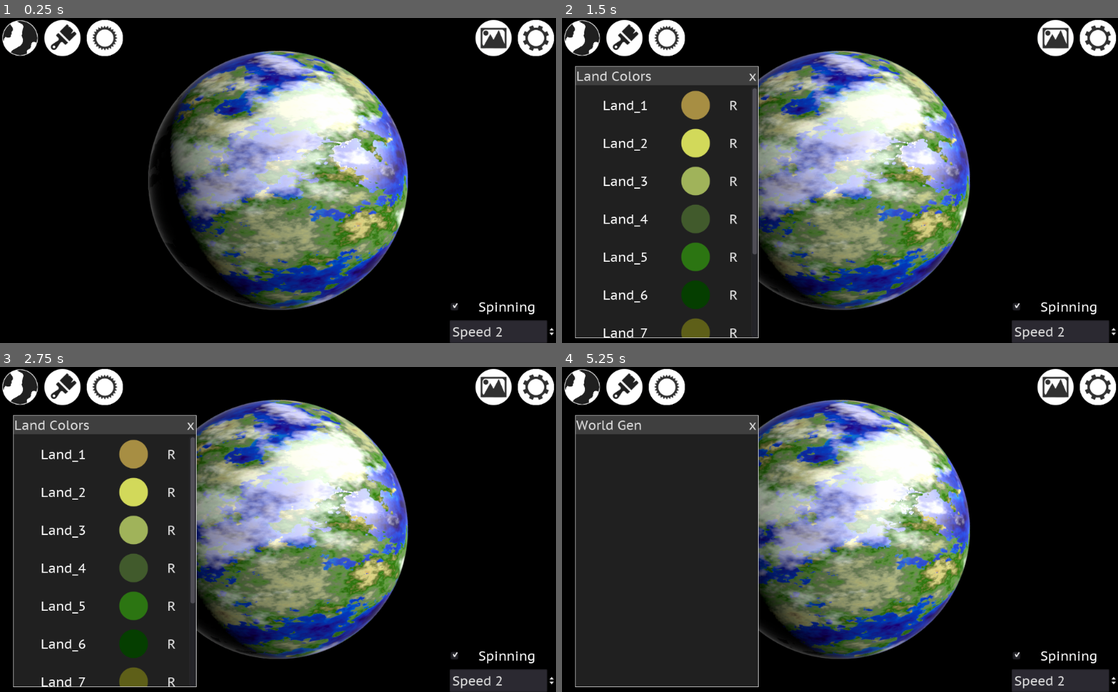
Above: before the commit, frames 1-4 (two rows, left to right).
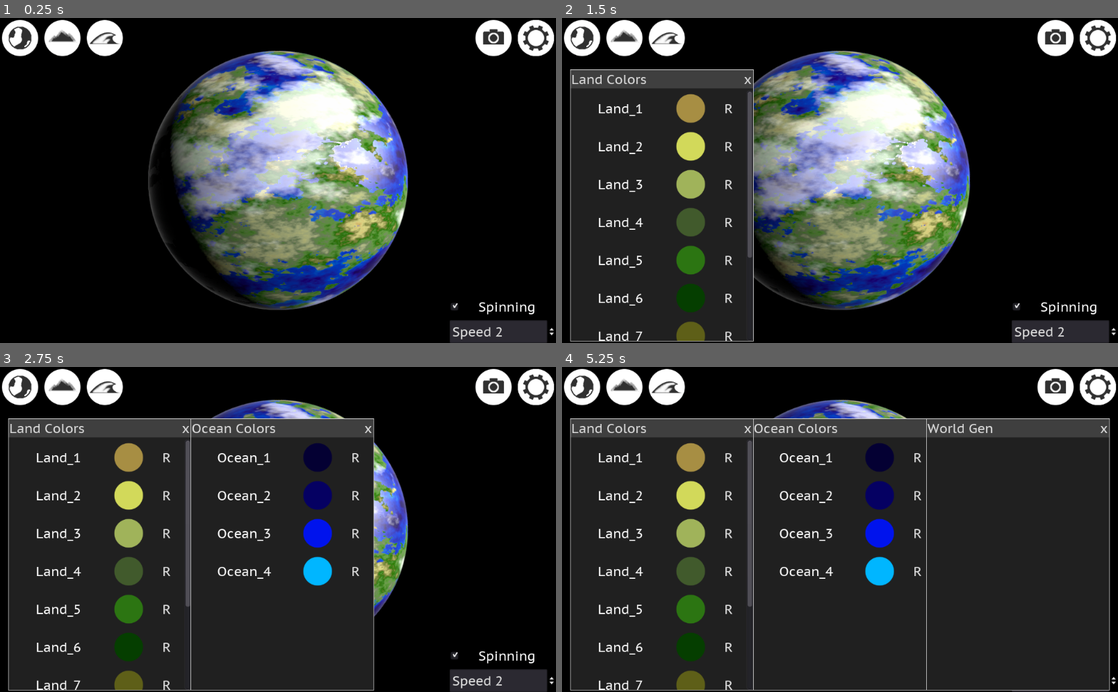
Above: after the commit, the same moments.

Repository: Anaxarchus/Worlds
Game: Godot game, scene res://Main.tscn
The game is run twice, just before and just after one commit, with the same random seed, the same clock (stepped at 60 frames per second) and the same inputs.
Inputs (mouse positions are in pixels of both pictures, inside the frame that each line leads up to):
- Up to frame 1 (0.25 s): no input
- Up to frame 2 (1.5 s): click (623, 37) at 0.52 s; click (623, 37) at 1.27 s
- Up to frame 3 (2.75 s): click (105, 386) at 2.02 s
- Up to frame 4 (5.25 s): click (667, 386) at 2.77 s; click "Ocean Colors" at 3.5 s; click "Land Colors" at 4.25 s; click (584, 386) at 5 s

The runs differ from the first frame. In frame 1, 1.0% of the frame differs, in the area x 0-92%, y 0-12%; in frame 2, 7.1%; in frame 3, 33%; in frame 4, 58%, in the area x 0-99%, y 0-100%.

Commit message:
Icon Changes

Diff:
--- a/CustomNodes/ColorInput.tscn
+++ b/CustomNodes/ColorInput.tscn
@@ -7,6 +7,7 @@
 margin_right = 336.0
 margin_bottom = 66.0
 rect_min_size = Vector2( 0, 66 )
+mouse_filter = 2
 size_flags_horizontal = 3
 script = ExtResource( 2 )
 __meta__ = {
@@ -28,6 +29,7 @@
 margin_right = 266.0
 margin_bottom = 66.0
 rect_min_size = Vector2( 66, 0 )
+mouse_filter = 2
 texture = ExtResource( 1 )
 expand = true
 stretch_mode = 6
--- a/CustomNodes/DragContainer.gd
+++ b/CustomNodes/DragContainer.gd
@@ -51,9 +51,9 @@
 
 func _on_WindowGrabber_button_down():
     set_state(states.PICKED)
+    emit_signal("window_selected")
 
 
 func _on_DragContainer_gui_input(event):
     if event.is_action_pressed("select"):
-        print("left click event detected on window: ", window_title)
         emit_signal("window_selected")
--- a/CustomNodes/PopupManager.gd
+++ b/CustomNodes/PopupManager.gd
@@ -26,4 +26,8 @@
 
 
 func _on_BiomeColors_window_selected():
-    node_to_front($BiomeColors)
+    node_to_front($LandBiomeColors)
+
+
+func _on_OceanBiomeColors_window_selected():
+    node_to_front($OceanBiomeColors)
--- a/Main.gd
+++ b/Main.gd
@@ -42,9 +42,11 @@
     $Popups.node_to_front($Popups/WorldGenProperties)
 
 
-func _on_WorldPaintButton_pressed():
+func _on_LandPaintButton_pressed():
+    $Popups/LandBiomeColors.show()
+    $Popups.node_to_front($Popups/LandBiomeColors)
+
+
+func _on_OceanPaintButton_pressed():
     $Popups/OceanBiomeColors.show()
     $Popups.node_to_front($Popups/OceanBiomeColors)
-
-    $Popups/LandBiomeColors.show()
-    $Popups.node_to_front($Popups/LandBiomeColors)
--- a/Main.tscn
+++ b/Main.tscn
@@ -6,7 +6,7 @@
 [ext_resource path="res://Icons/PaintBrushIcon.png" type="Texture" id=4]
 [ext_resource path="res://Icons/ImageIcon.png" type="Texture" id=5]
 [ext_resource path="res://Icons/GearIcon.png" type="Texture" id=6]
-[ext_resource path="res://Icons/SunIcon.png" type="Texture" id=7]
+[ext_resource path="res://Icons/WaterIcon.png" type="Texture" id=7]
 [ext_resource path="res://CustomNodes/DragContainer.tscn" type="PackedScene" id=8]
 [ext_resource path="res://CustomNodes/PopupManager.gd" type="Script" id=9]
 
@@ -128,7 +128,7 @@
 expand = true
 stretch_mode = 5
 
-[node name="WorldPaintButton" type="TextureButton" parent="HBoxContainer/Creator/HBoxContainer/Left"]
+[node name="LandPaintButton" type="TextureButton" parent="HBoxContainer/Creator/HBoxContainer/Left"]
 margin_left = 78.0
 margin_right = 152.0
 margin_bottom = 74.0
@@ -139,7 +139,7 @@
 expand = true
 stretch_mode = 5
 
-[node name="LightingButton" type="TextureButton" parent="HBoxContainer/Creator/HBoxContainer/Left"]
+[node name="OceanPaintButton" type="TextureButton" parent="HBoxContainer/Creator/HBoxContainer/Left"]
 margin_left = 156.0
 margin_right = 230.0
 margin_bottom = 74.0
@@ -219,10 +219,13 @@
 }
 
 [node name="WorldGenProperties" parent="Popups" instance=ExtResource( 8 )]
-margin_left = 25.0
-margin_top = 90.0
-margin_right = 361.0
-margin_bottom = 590.0
+visible = false
+anchor_left = 1.0
+anchor_right = 1.0
+margin_left = -352.0
+margin_top = 96.0
+margin_right = -16.0
+margin_bottom = 596.0
 window_title = "World Gen"
 
 [node name="WindowGrabber" parent="Popups/WorldGenProperties/Panel/VBoxContainer" index="0"]
@@ -230,10 +233,11 @@
 margin_bottom = 34.0
 
 [node name="LandBiomeColors" parent="Popups" instance=ExtResource( 8 )]
-margin_left = 24.5407
-margin_top = 89.668
-margin_right = 360.541
-margin_bottom = 589.668
+visible = false
+margin_left = 16.0
+margin_top = 96.0
+margin_right = 352.0
+margin_bottom = 596.0
 window_title = "Land Colors"
 
 [node name="WindowGrabber" parent="Popups/LandBiomeColors/Panel/VBoxContainer" index="0"]
@@ -255,10 +259,11 @@
 size_flags_vertical = 3
 
 [node name="OceanBiomeColors" parent="Popups" instance=ExtResource( 8 )]
-margin_left = 24.5407
-margin_top = 89.668
-margin_right = 360.541
-margin_bottom = 589.668
+visible = false
+margin_left = 352.0
+margin_top = 96.0
+margin_right = 688.0
+margin_bottom = 596.0
 window_title = "Ocean Colors"
 
 [node name="WindowGrabber" parent="Popups/OceanBiomeColors/Panel/VBoxContainer" index="0"]
@@ -280,12 +285,13 @@
 size_flags_vertical = 3
 
 [connection signal="pressed" from="HBoxContainer/Creator/HBoxContainer/Left/WorldGenButton" to="." method="_on_WorldGenButton_pressed"]
-[connection signal="pressed" from="HBoxContainer/Creator/HBoxContainer/Left/WorldPaintButton" to="." method="_on_WorldPaintButton_pressed"]
+[connection signal="pressed" from="HBoxContainer/Creator/HBoxContainer/Left/LandPaintButton" to="." method="_on_LandPaintButton_pressed"]
+[connection signal="pressed" from="HBoxContainer/Creator/HBoxContainer/Left/OceanPaintButton" to="." method="_on_OceanPaintButton_pressed"]
 [connection signal="toggled" from="Spin/CheckBox" to="HBoxContainer/Creator/ViewportContainer/Viewport/Spatial" method="_on_CheckBox_toggled"]
 [connection signal="value_changed" from="Spin/SpinBox" to="HBoxContainer/Creator/ViewportContainer/Viewport/Spatial" method="_on_SpinBox_value_changed"]
 [connection signal="window_selected" from="Popups/WorldGenProperties" to="Popups" method="_on_WorldGenProperties_window_selected"]
 [connection signal="window_selected" from="Popups/LandBiomeColors" to="Popups" method="_on_BiomeColors_window_selected"]
-[connection signal="window_selected" from="Popups/OceanBiomeColors" to="Popups" method="_on_BiomeColors_window_selected"]
+[connection signal="window_selected" from="Popups/OceanBiomeColors" to="Popups" method="_on_OceanBiomeColors_window_selected"]
 
 [editable path="Popups/WorldGenProperties"]
 [editable path="Popups/LandBiomeColors"]
--- a/project.godot
+++ b/project.godot
@@ -10,7 +10,7 @@
 
 [application]
 
-config/name="Planet Maker"
+config/name="Worlds"
 run/main_scene="res://Main.tscn"
 config/icon="res://icon.png"
 
Binary file changed: Icons/ImageIcon.png
Binary file changed: Icons/PaintBrushIcon.png
Binary file changed: Icons/PlanetIcon.png
Binary file added: Icons/WaterIcon.png
Not shown, added: Icons/WaterIcon.png.import
